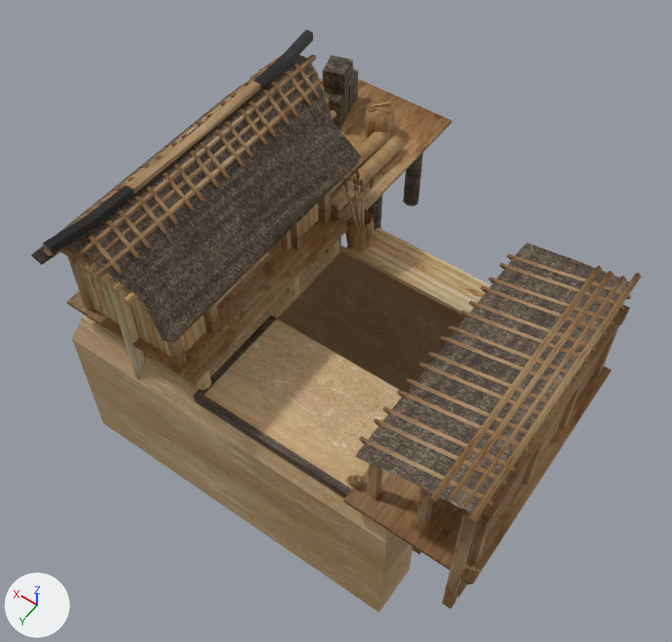
Two versions of the COLLADA model art/meshes/structural/yayoi_arsenal.dae, one commit apart.
One viewpoint serves both versions: a 50 mm camera at (-15.4, 25.7, 37.7) aimed at (1.8, 1.6, -0.2). Lighting does not change. The marker at lower left points along +X, +Y and +Z. Vertices at the same position are counted once.

Names of what the first picture shows: 'siege'.
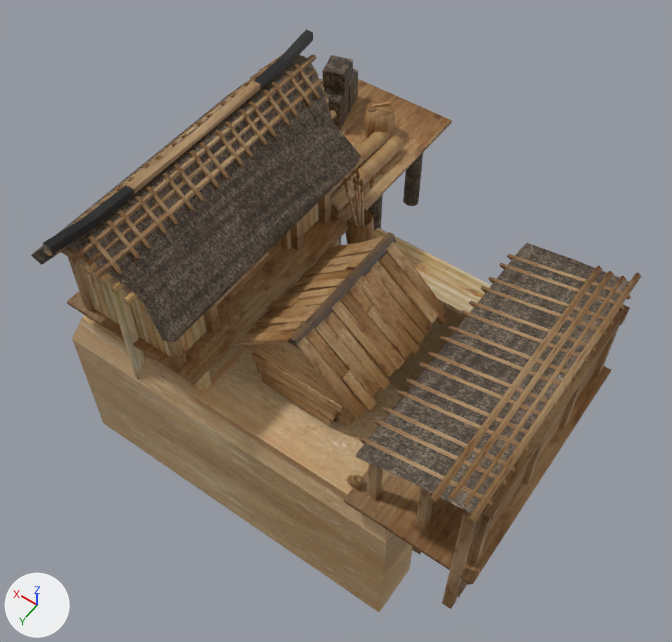
What changed in the scene script:
```text
Change me_cylinder_007:
    used by ob_siege; location = (0.0, -0.01, 0.0)
    remove me_cylinder_007.from_pydata(...)  # 2342 vertices, 3447 faces; spans x -11.2..12.8, y -13.1..12.2, z -9.5..10.8
    add me_cylinder_007.from_pydata(...)  # 2839 vertices, 4153 faces; spans x -11.2..12.8, y -13.1..12.2, z -9.5..10.8
    me_cylinder_007 part 1: a new loose piece, a 10-sided cylinder along x spanning x -2.61..-2.15, y 5.14..7.06, z 0.29..2.28, in mat_material (picture img_yayoi_struct_png)
    me_cylinder_007 part 2: 417 vertices added at x -3.7..3.7, y -2.2..7.3, z 0.6..5.8
    me_cylinder_007 part 3: 42 kept faces spanning x -5.3..4.4, y 3.6..9.7, z -0.1..0.5 get new texture (UV) coordinates
```

Changed parts and their boxes [x1, y1, x2, y2] in the pictures (672 x 642 px):
part 1 of me_cylinder_007, added
    after: [337, 405, 364, 425]
part 2 of me_cylinder_007, added (brown)
    after: [238, 232, 449, 425]
part 3 of me_cylinder_007, surface changed
    both: [193, 345, 352, 498]
